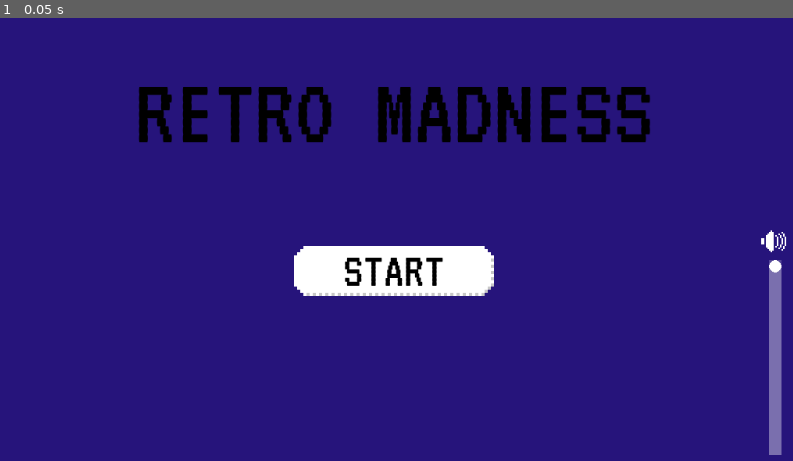
Above: before the commit, frame 1.
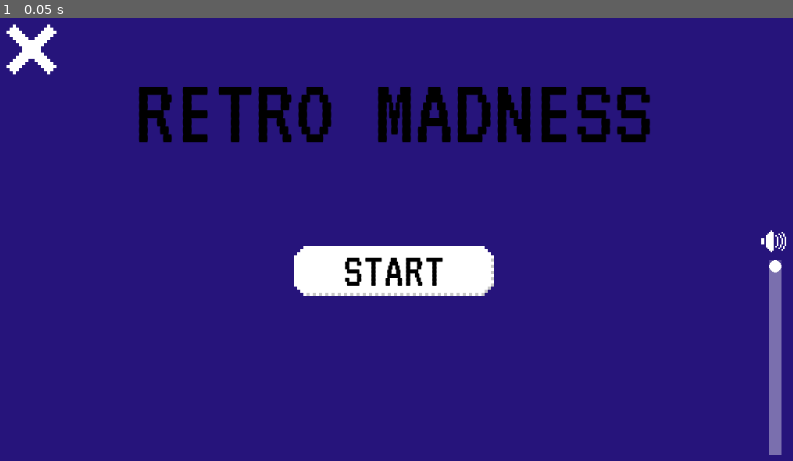
Above: after the commit, the same moment.

Repository: MetRiko/TK-Jam-2022
Game: Godot game, scene res://Scenes/UI.tscn
The game is run twice, just before and just after one commit, with the same random seed, the same clock (stepped at 60 frames per second) and the same inputs. This scene is started directly instead of the project's main scene.
Inputs:
- Up to frame 1 (0.05 s): no input

The runs differ from the first frame. In frame 1, 0.4% of the frame differs, in the area x 0-8%, y 1-13%.

Commit message:
Add exit button

Diff:
--- a/Scenes/UI.tscn
+++ b/Scenes/UI.tscn
@@ -1,10 +1,11 @@
-[gd_scene load_steps=7 format=2]
+[gd_scene load_steps=8 format=2]
 
 [ext_resource path="res://Scenes/Button.tscn" type="PackedScene" id=1]
 [ext_resource path="res://VT323-Regular.ttf" type="DynamicFontData" id=2]
 [ext_resource path="res://Sprites/pixelFullSquare.png" type="Texture" id=3]
 [ext_resource path="res://UI.tres" type="Theme" id=4]
 [ext_resource path="res://Sprites/pixelVolumeSymbol.png" type="Texture" id=5]
+[ext_resource path="res://Sprites/pixelCrossSymbol.png" type="Texture" id=6]
 
 [sub_resource type="DynamicFont" id=1]
 size = 128
@@ -75,4 +76,18 @@
 texture = ExtResource( 5 )
 stretch_mode = 5
 
+[node name="Exit" type="TextureButton" parent="."]
+margin_left = 16.0
+margin_top = 16.0
+margin_right = 64.0
+margin_bottom = 64.0
+rect_min_size = Vector2( 64, 64 )
+texture_normal = ExtResource( 6 )
+texture_pressed = ExtResource( 6 )
+texture_hover = ExtResource( 6 )
+texture_disabled = ExtResource( 6 )
+texture_focused = ExtResource( 6 )
+expand = true
+stretch_mode = 5
+
 [editable path="ButtonContainer/Start"]
Binary file added: Sprites/pixelCrossSymbol.png
Not shown, added: Sprites/pixelCrossSymbol.png.import
